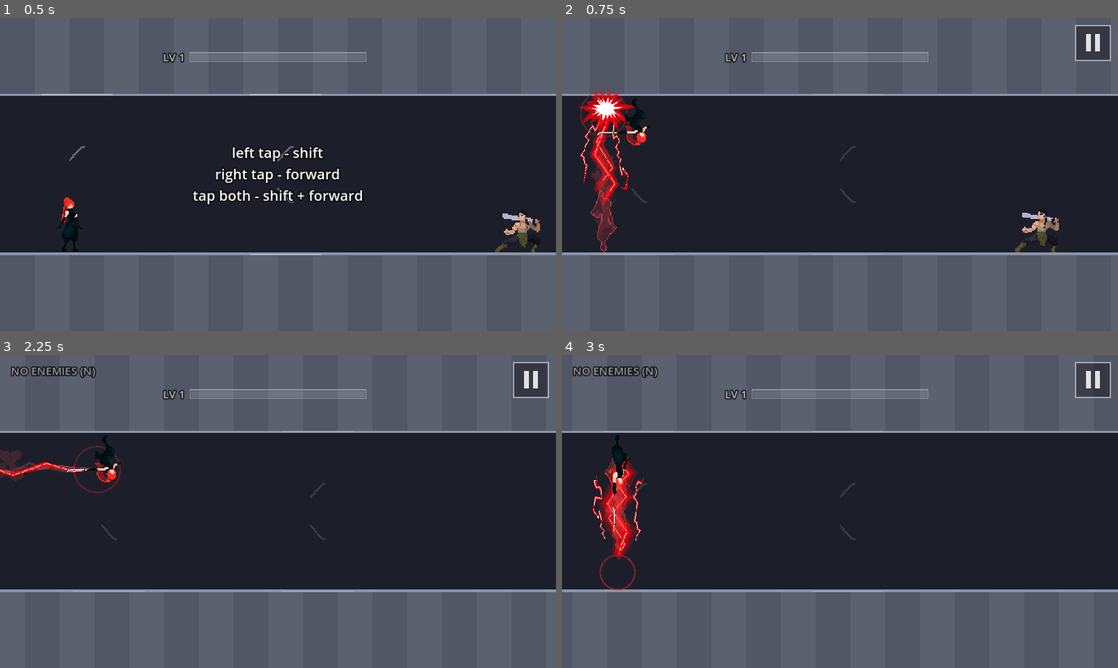
Above: before the commit, frames 1-4 (two rows, left to right).
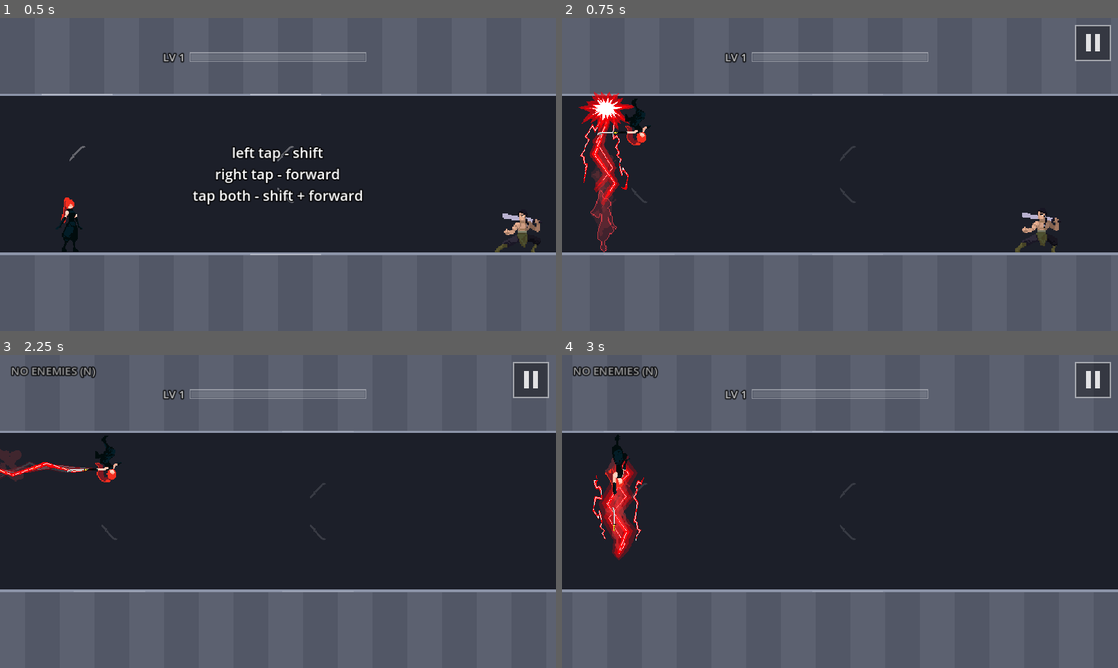
Above: after the commit, the same moments.

Repository: fredsbreads/game-off
Game: Godot game, scene res://scenes/main.tscn
Two runs of this game, one before a commit and one after it. Both use one fixed random seed, a clock stepped at 60 frames per second and the inputs below.
Inputs (mouse positions are in pixels of both pictures, inside the frame that each line leads up to):
- Up to frame 1 (0.5 s): no input
- Up to frame 2 (0.75 s): tap Enter at 0.5 s; move the mouse to (962, 158) at 0.52 s; hold K (tp_forward) from 0.53 s (still down); hold J (tp_vertical) from 0.53 s (still down); click (962, 158) at 0.67 s
- Up to frame 3 (2.25 s): move the mouse to (166, 527) at 1.27 s; release K (tp_forward) at 1.28 s; release J (tp_vertical) at 1.28 s; tap Shift at 1.35 s; move the mouse to (333, 442) at 2.02 s; hold K (tp_forward) from 2.03 s (still down); tap N at 2.1 s
- Up to frame 4 (3 s): keep holding K (tp_forward); move the mouse to (812, 574) at 2.77 s; tap J (tp_vertical) at 2.85 s; click (812, 574) at 2.92 s

Frame 1 is identical in both runs. In frame 2, 0.1% of the frame differs, in the area x 3-12%, y 22-39%; in frame 3, 0.1%, in the area x 13-22%, y 28-45%; in frame 4, 0.1%.

Commit message:
Remove the landing ring

Diff:
--- a/scripts/fx.gd
+++ b/scripts/fx.gd
@@ -1,15 +1,13 @@
 class_name Fx
 extends Node2D
-## Short-lived visual effects: teleport trails, landing rings, slashes,
+## Short-lived visual effects: lightning, slashes,
 ## particles and floating text. Runs on real time; main.gd sets `frozen`
 ## to hold them mid-air during the kill pause.
 
 const GRAVITY := 900.0
 # Her effects are all reds, each a slightly different one so they don't merge
-# into one red blur: the landing ring darker, the
-# slash streak pale, the sparks a mix. (The teleport
+# into one red blur: the slash streak pale, the sparks a mix. (The teleport
 # itself is sprite lightning: see bolt().)
-const LANDING_RING_COLOR := Color(0.75, 0.12, 0.18, 0.85)
 const SLASH_COLOR := Color(1.0, 0.62, 0.6)
 const KILL_COLORS := [Color(1.0, 0.3, 0.28), Color(0.85, 0.08, 0.14), Color(1.0, 0.55, 0.5)]
 const BLOOD_COLORS := [Color(0.9, 0.08, 0.1), Color(1.0, 0.18, 0.15), Color(0.7, 0.03, 0.06)]
@@ -68,10 +66,6 @@
 	if node:
 		node.queue_free()
 	_items.remove_at(i)
-func landing_ring(pos: Vector2) -> void:
-	_ring(pos, 10.0, 46.0, 0.25, 3.0, LANDING_RING_COLOR)
-
-
 ## Bigger and brighter the longer the chain.
 func kill_burst(pos: Vector2, combo: int) -> void:
 	var c := mini(combo, 8)
@@ -141,10 +135,6 @@
 ## scrolling away with the world. `rise` 1 drifts it up as it fades, -1 down.
 func text(pos: Vector2, value: String, size: int, color: Color, speed := 0.0, life := 0.7, rise := 1.0) -> void:
 	_items.append({"kind": "text", "t": 0.0, "life": life, "pos": pos, "text": value, "size": size, "color": color, "speed": speed, "rise": rise})
-
-
-func _ring(pos: Vector2, r0: float, r1: float, life: float, width: float, color: Color) -> void:
-	_items.append({"kind": "ring", "t": 0.0, "life": life, "pos": pos, "r0": r0, "r1": r1, "width": width, "color": color})
 
 
 func _process(real_delta: float) -> void:
@@ -200,11 +190,6 @@
 		var k: float = it["t"] / it["life"]
 		var fade := 1.0 - k
 		match it["kind"]:
-			"ring":
-				var r := lerpf(it["r0"], it["r1"], 1.0 - pow(1.0 - k, 3.0))
-				var col: Color = it["color"]
-				col.a *= fade
-				draw_arc(it["pos"], r, 0.0, TAU, 40, col, it["width"])
 			"slash":
 				var dir := Vector2(1, -0.8).normalized()
 				var half: float = it["len"] / 2.0
--- a/scripts/main.gd
+++ b/scripts/main.gd
@@ -594,7 +594,6 @@
 
 	if hit.is_empty():
 		player.cooldown = Rules.cooldown_frames()
-		fx.landing_ring(to)
 		if _chain_awaiting:
 			_end_chain("DROPPED", "MISSED")   # teleported into empty space while an enemy was in reach
 		# A teleport that hits nothing (a miss too): the full lightning strike.
